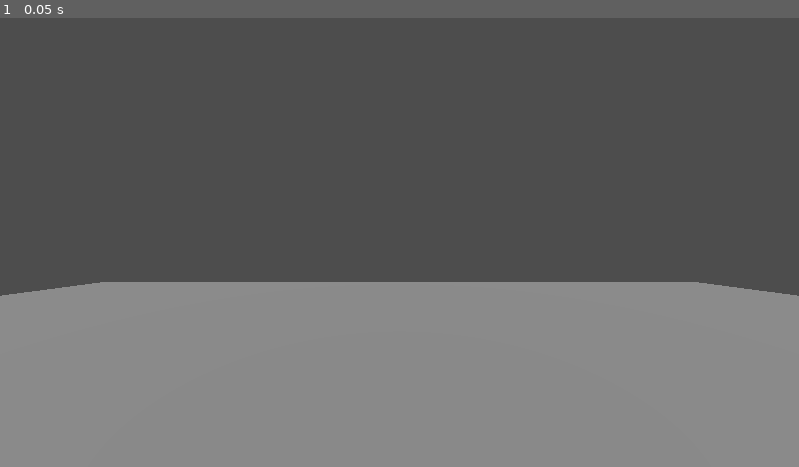
Above: before the commit, frame 1.
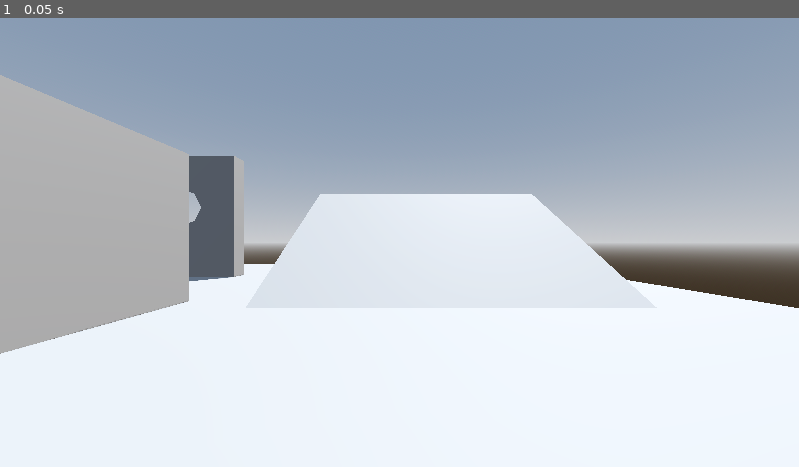
Above: after the commit, the same moment.

Repository: albertkemp/game
Game: Godot game, scene res://world.tscn
The game is run twice, just before and just after one commit, with the same random seed, the same clock (stepped at 60 frames per second) and the same inputs.
Inputs:
- Up to frame 1 (0.05 s): no input

The runs differ from the first frame. In frame 1, 98% of the frame differs, in the area x 0-100%, y 0-100%.

Commit message:
added simple scene

Diff:
--- a/world.tscn
+++ b/world.tscn
@@ -1,24 +1,68 @@
-[gd_scene load_steps=3 format=3 uid="uid://cvr1y8q28f58q"]
+[gd_scene load_steps=4 format=3 uid="uid://cvr1y8q28f58q"]
 
-[sub_resource type="BoxShape3D" id="BoxShape3D_gv5m4"]
-size = Vector3(60, 2, 60)
+[sub_resource type="ProceduralSkyMaterial" id="ProceduralSkyMaterial_gv5m4"]
+sky_horizon_color = Color(0.662243, 0.671743, 0.686743, 1)
+ground_horizon_color = Color(0.662243, 0.671743, 0.686743, 1)
 
-[sub_resource type="BoxMesh" id="BoxMesh_f3sb7"]
-size = Vector3(60, 2, 60)
+[sub_resource type="Sky" id="Sky_f3sb7"]
+sky_material = SubResource("ProceduralSkyMaterial_gv5m4")
 
-[node name="World" type="Node3D"]
+[sub_resource type="Environment" id="Environment_fj7yv"]
+background_mode = 2
+sky = SubResource("Sky_f3sb7")
+tonemap_mode = 2
+glow_enabled = true
 
-[node name="Ground" type="StaticBody3D" parent="."]
-transform = Transform3D(1, 0, 0, 0, 1, 0, 0, 0, 1, 0, -1, 0)
-
-[node name="CollisionShape3D" type="CollisionShape3D" parent="Ground"]
-shape = SubResource("BoxShape3D_gv5m4")
-
-[node name="MeshInstance3D" type="MeshInstance3D" parent="Ground"]
-mesh = SubResource("BoxMesh_f3sb7")
+[node name="world" type="Node3D"]
 
 [node name="DirectionalLight3D" type="DirectionalLight3D" parent="."]
-transform = Transform3D(1, 0, 0, 0, 0.5, 0.866025, 0, -0.866025, 0.5, 0, 10, 0)
+transform = Transform3D(-0.866023, -0.433016, 0.250001, 0, 0.499998, 0.866027, -0.500003, 0.749999, -0.43301, 0, 0, 0)
+shadow_enabled = true
+
+[node name="WorldEnvironment" type="WorldEnvironment" parent="."]
+environment = SubResource("Environment_fj7yv")
+
+[node name="CSGBox3D" type="CSGBox3D" parent="."]
+transform = Transform3D(19.2, 0, 0, 0, 22.6548, 0, 0, 0, 3.2832, -0.8, 10, 2.4)
+
+[node name="CSGCylinder3D" type="CSGCylinder3D" parent="CSGBox3D"]
+transform = Transform3D(0.42, 0, 0, 0, 4.07278e-08, 0.307085, 0, -1.7057, 1.08927e-08, -0.0208333, 0.0873987, 0.335039)
+operation = 2
+
+[node name="CSGBox3D2" type="CSGBox3D" parent="."]
+transform = Transform3D(152.764, 0, 0, 0, 16.66, 0, 0, 0, 124.901, 0, -1.4, 36.8)
+size = Vector3(1, 0.1, 1)
+
+[node name="CSGBox3D4" type="CSGBox3D" parent="."]
+transform = Transform3D(-3.9, 0, 0, 0, -0.933975, -1.98, 0, -0.53923, 3.42946, 43.6, 3.8, 19.5)
+size = Vector3(10, 2, 10)
+
+[node name="CSGSphere3D" type="CSGSphere3D" parent="."]
+transform = Transform3D(1, 0, 0, 0, 1, 0, 0, 0, 1, 0, 31.9, 61.5)
+radius = 5.005
 
 [node name="Camera3D" type="Camera3D" parent="."]
-transform = Transform3D(1, 0, 0, 0, 1, 0, 0, 0, 1, 0, 4, 0)
+transform = Transform3D(1, 0, 0, 0, 1, 0, 0, 0, 1, 38.7015, 5.64068, 56.9236)
+
+[node name="CSGCombiner3D" type="CSGCombiner3D" parent="."]
+
+[node name="CSGBox3D5" type="CSGBox3D" parent="CSGCombiner3D"]
+transform = Transform3D(1.6, 0, 0, 0, 1.575, 0, 0, 0, 1, 0, 6.2, 70.2)
+size = Vector3(20, 10, 2)
+
+[node name="CSGBox3D3" type="CSGBox3D" parent="CSGCombiner3D"]
+transform = Transform3D(1.6, 0, 0, 0, 1.6, 0, 0, 0, 1.6, 0, 6, 28.1)
+size = Vector3(20, 10, 2)
+
+[node name="CSGBox3D6" type="CSGBox3D" parent="CSGCombiner3D"]
+transform = Transform3D(-3.93403e-08, 0, 1, 0, 1, 0, -0.9, 0, -4.37114e-08, -17.2, 0, 48.4)
+size = Vector3(50, 30, 2)
+
+[node name="CSGBox3D7" type="CSGBox3D" parent="CSGCombiner3D"]
+transform = Transform3D(-3.93403e-08, 0, 1, 0, 1, 0, -0.9, 0, -4.37114e-08, 15.4, 0, 48.4)
+size = Vector3(50, 30, 2)
+
+[node name="CSGBox3D8" type="CSGBox3D" parent="CSGCombiner3D"]
+transform = Transform3D(-2.44869e-07, 0, 10.948, 0, 11.52, 0, -5.60196, 0, -4.78552e-07, 15.4, 2.752, 48.4)
+operation = 2
+size = Vector3(1, 1.2, 1)
